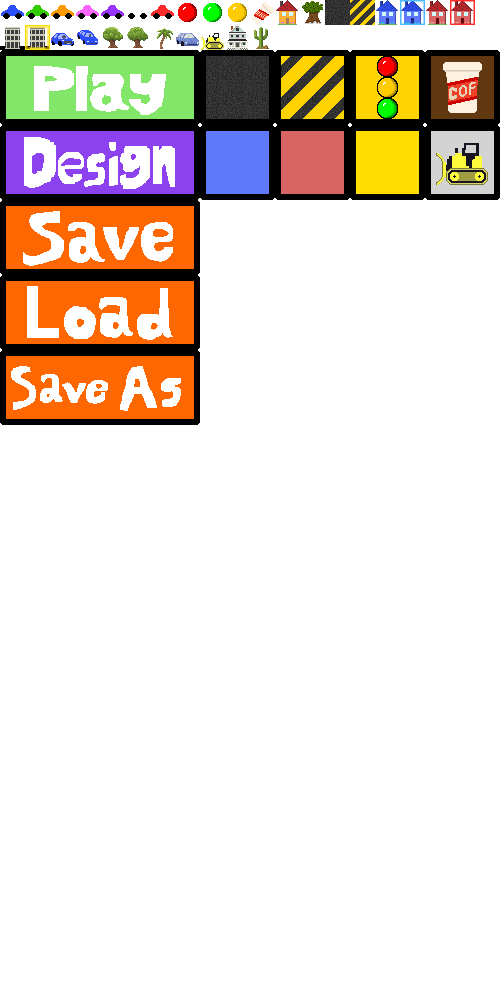
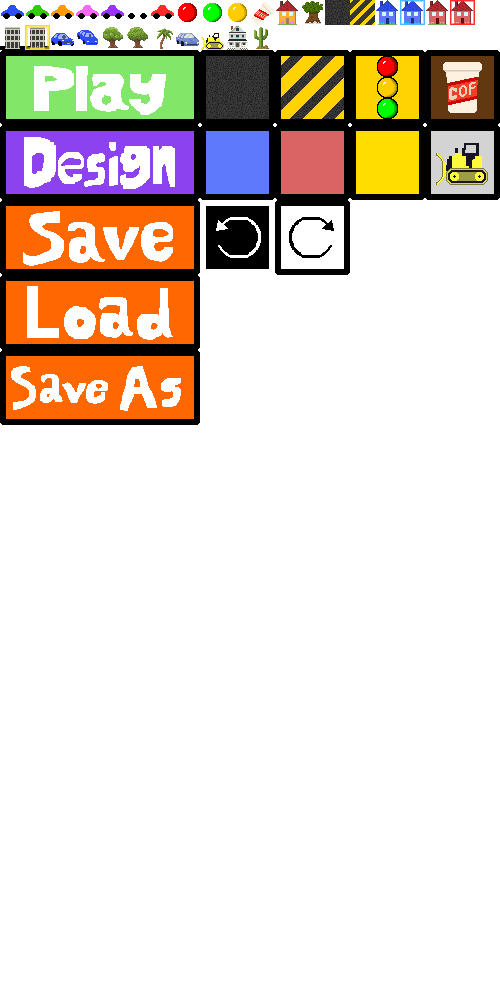
Comparing the layer stacks of the two w=500, h=1000 images. Changes:
added layer "redo button" above "undo button" over [275, 200, 350, 275]
added layer "undo button" above "save as button" over [206, 206, 269, 269]
